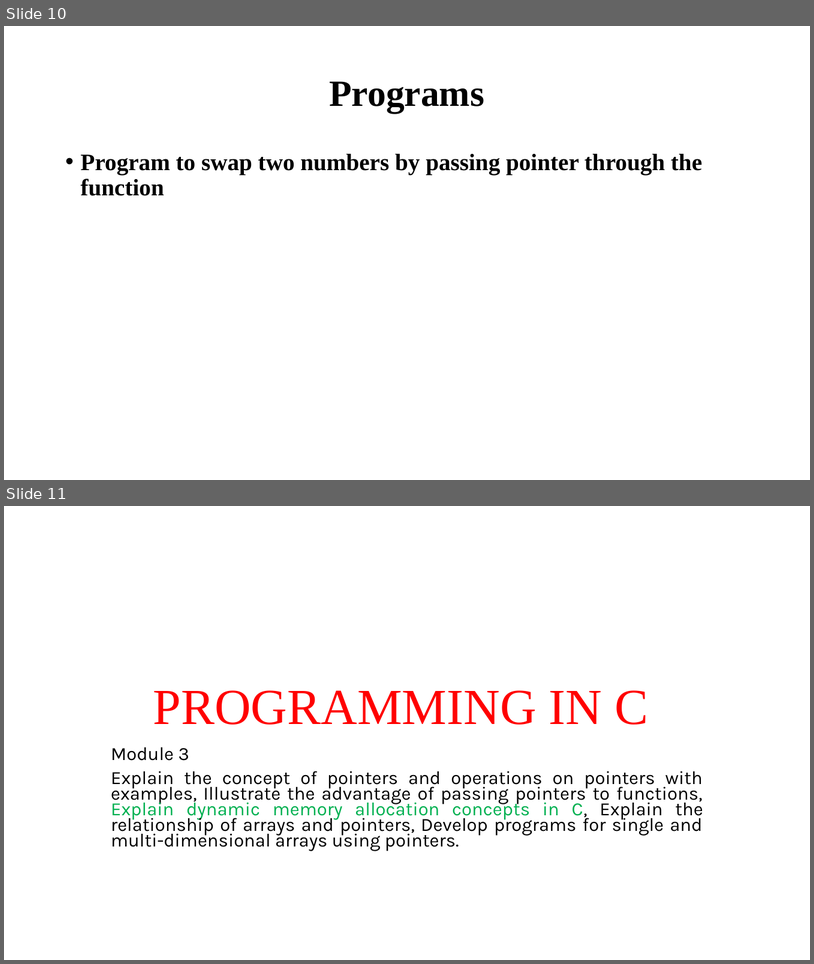
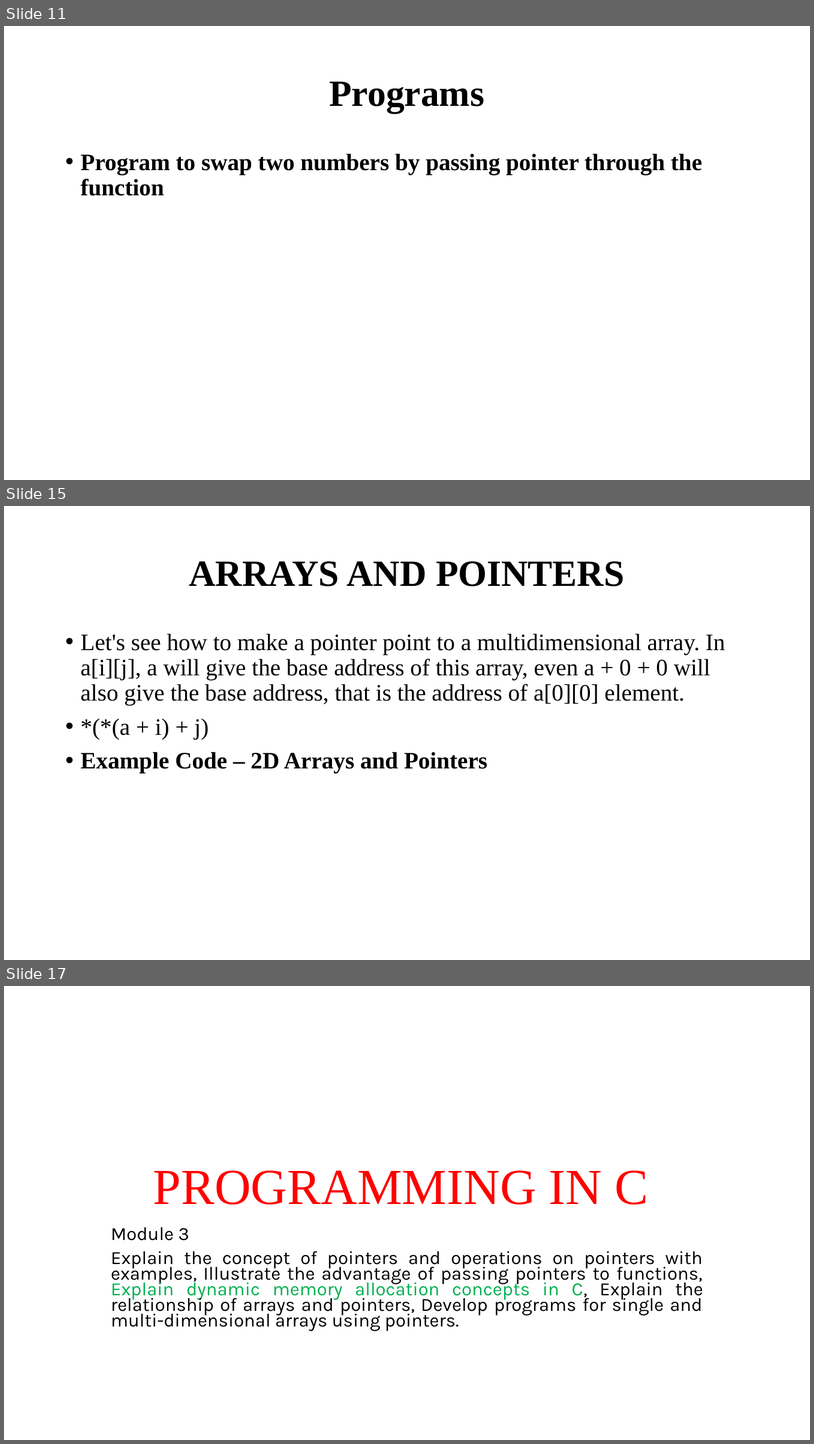
Before and after one commit to Anugrahashaju/S3_Programming_In_C, a slide deck: THEORY/MODULE3/Module_3 [Autosaved].pptm. Shown one above the other, each under a label of ours: slides 10 and 11 before the commit, slides 11, 15 and 17 after it; the slides between them are not shown. The pictures are 814x964 and 814x1444 pixels, drawn with LibreOffice and Linux fonts; fonts in the diff are those of the drawing. Boxes give left, top, right and bottom in pixels: in the first picture for what was removed or moved away, otherwise in the second. Text is boxed around its words. In the diff, an @@ line names an element or a change of style, - is before the commit and + after.

```diff
--- a/THEORY/MODULE3/Module_3 [Autosaved].pptm
+++ b/THEORY/MODULE3/Module_3 [Autosaved].pptm
@@ slide 15 added at bbox=[4, 506, 810, 960], background #FFFFFF @@
@@ title added at bbox=[189, 561, 625, 586], 44 pt, text #000000, bold @@
+ARRAYS AND POINTERS
@@ text added at bbox=[81, 633, 726, 773], 28 pt, text #000000 @@
+• Let's see how to make a pointer point to a multidimensional array. In a[i][j], a will give the base address of this array, even a + 0 + 0 will also give the base address, that is the address of a[0][0] element.
+• *(*(a + i) + j)
+• Example Code – 2D Arrays and Pointers
@@ what was slide 10 is now slide 11 @@
@@ what was slide 11 is now slide 17 @@
```
Also in this commit, not shown: 6 other slides added, 10 other files.
